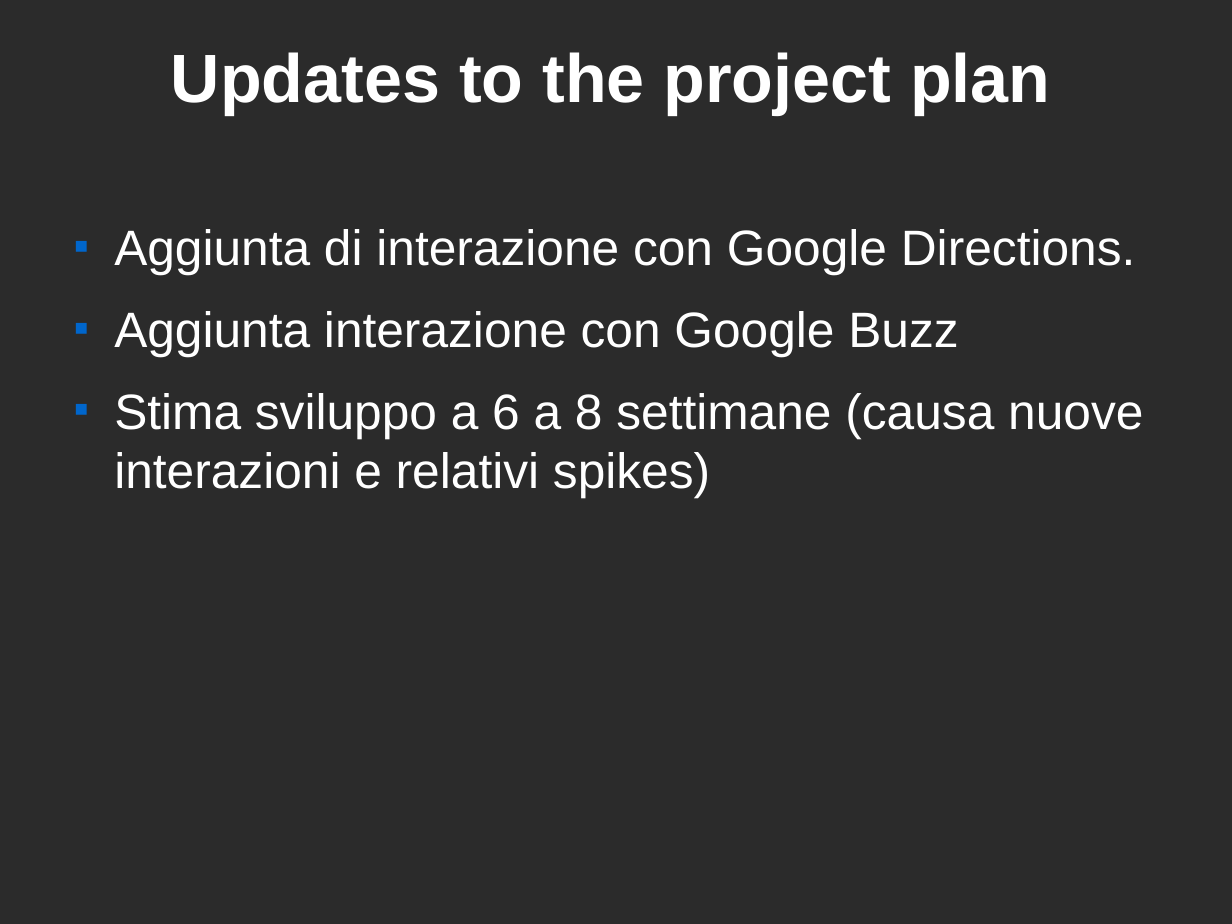
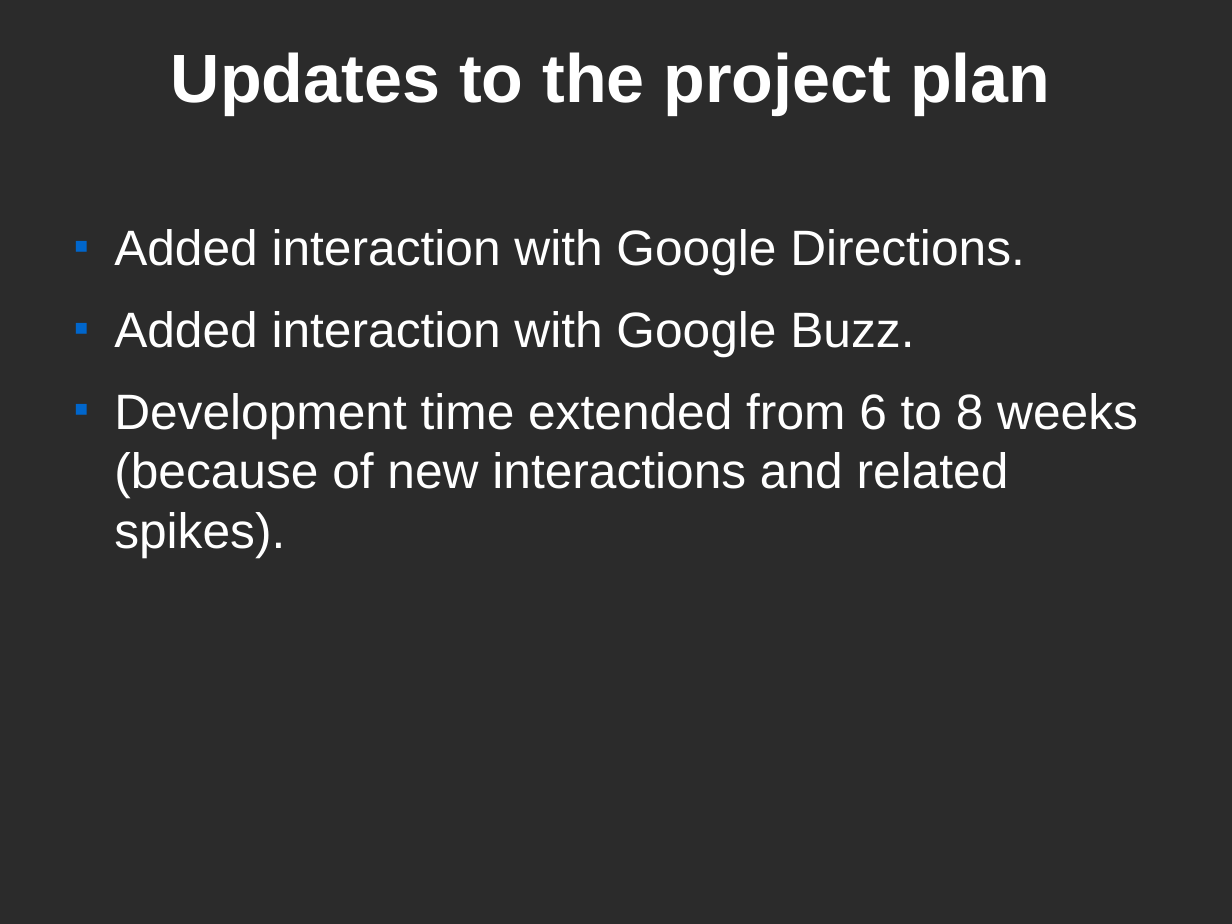
Before and after one commit to cdavide/dove-mangio-it, a slide deck: slide 8 of wiki/projectReviewTemplate.odp. Drawn at 1232x924 pixels with LibreOffice and Linux fonts; fonts in the diff are those of the drawing; background and template pictures are left out; a plain dark background stands for a picture behind light text. Boxes give left, top, right and bottom in pixels: in the first picture for what was removed or moved away, otherwise in the second. Text is boxed around its words. In the diff, an @@ line names an element or a change of style, - is before the commit and + after.

```diff
--- a/wiki/projectReviewTemplate.odp
+++ b/wiki/projectReviewTemplate.odp
@@ text at <box>114,229,1138,557</box>: text changed @@
-■ Aggiunta di interazione con Google Directions.
-■ Aggiunta interazione con Google Buzz
-■ Stima sviluppo a 6 a 8 settimane (causa nuove interazioni e relativi spikes)
+■ Added interaction with Google Directions.
+■ Added interaction with Google Buzz.
+■ Development time extended from 6 to 8 weeks (because of new interactions and related spikes).
```
Also in this commit, not shown: 3 other slides changed, 7 slides added, 5 slides removed, 3 other files.
